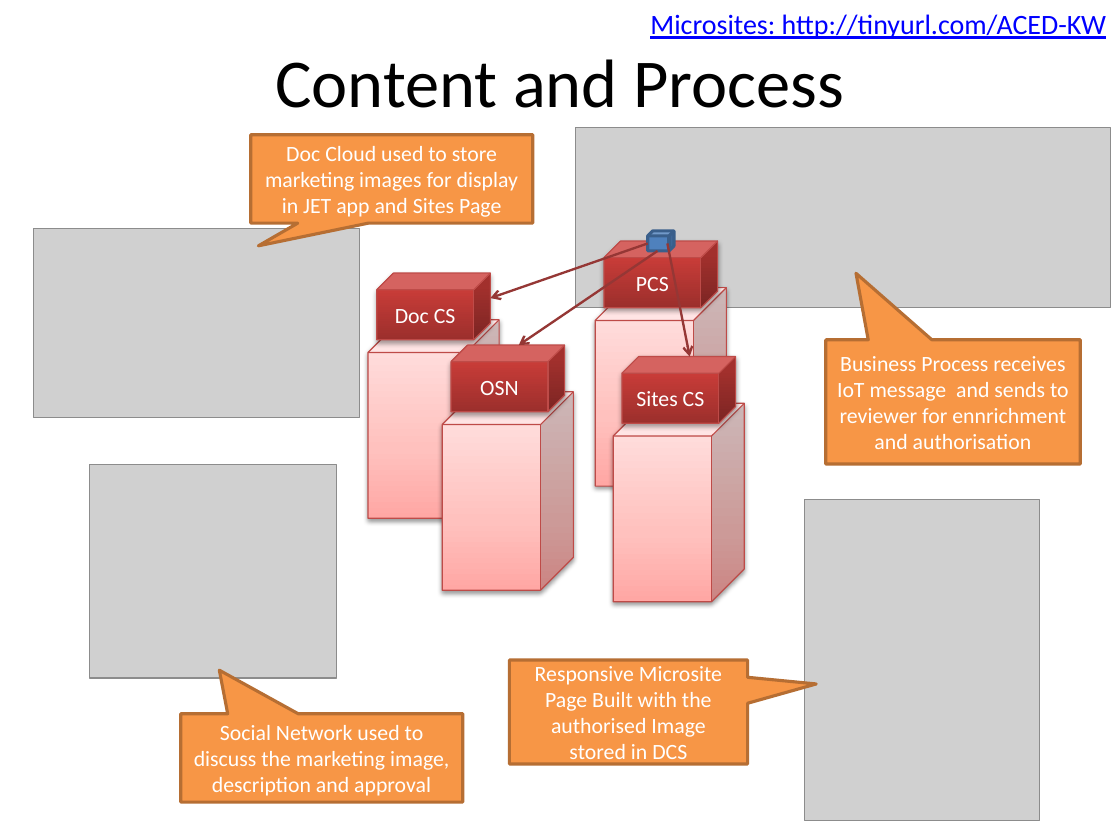
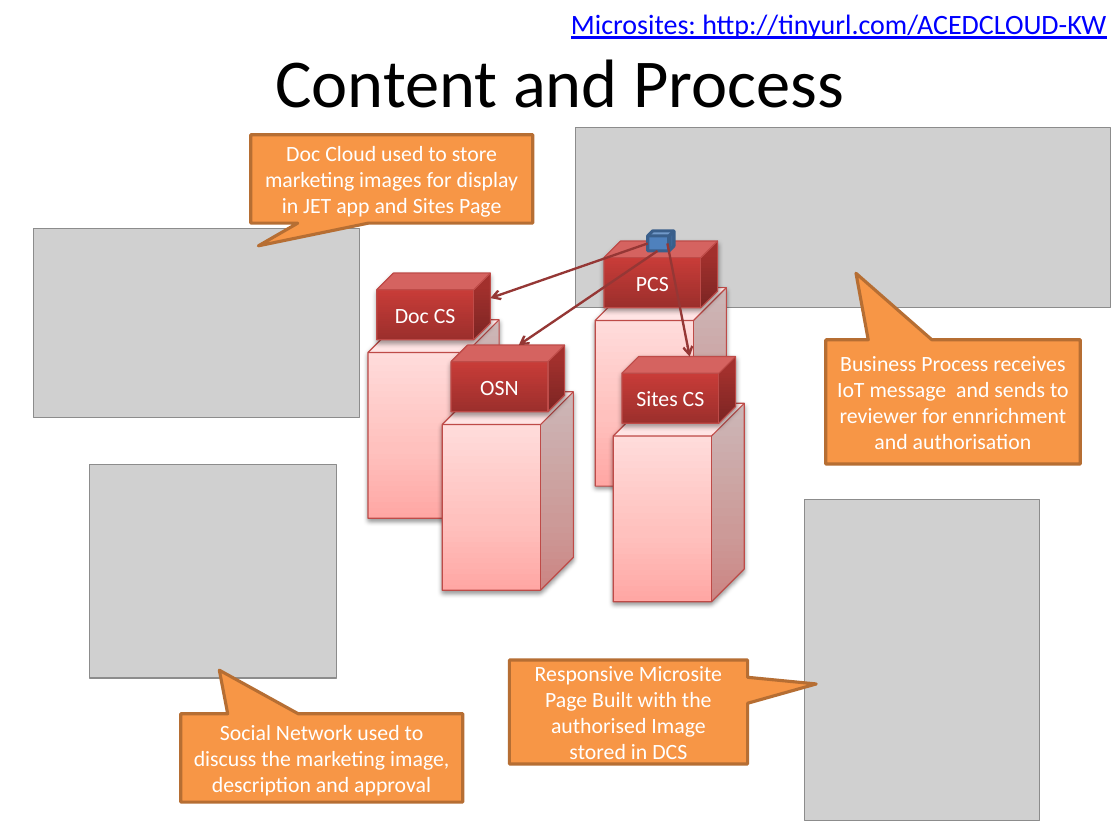
Before and after one commit to lucasjellema/aced-cloud-demo-ofmw2016-valencia, a slide deck: slide 21 of soaring-through-the-clouds-ofmw-forum2016-valencia-demo.pptx. Drawn at 1120x840 pixels with LibreOffice and Linux fonts; fonts in the diff are those of the drawing; grey boxes stand for pictures. Boxes give left, top, right and bottom in pixels: in the first picture for what was removed or moved away, otherwise in the second. Text is boxed around its words. In the diff, an @@ line names an element or a change of style, - is before the commit and + after.

Commit message:
improved Sites CS url

```diff
--- a/soaring-through-the-clouds-ofmw-forum2016-valencia-demo.pptx
+++ b/soaring-through-the-clouds-ofmw-forum2016-valencia-demo.pptx
@@ text at <box>571,14,1106,39</box>: text changed @@
-Microsites: http://tinyurl.com/ACED-KW
+Microsites: http://tinyurl.com/ACEDCLOUD-KW
```
